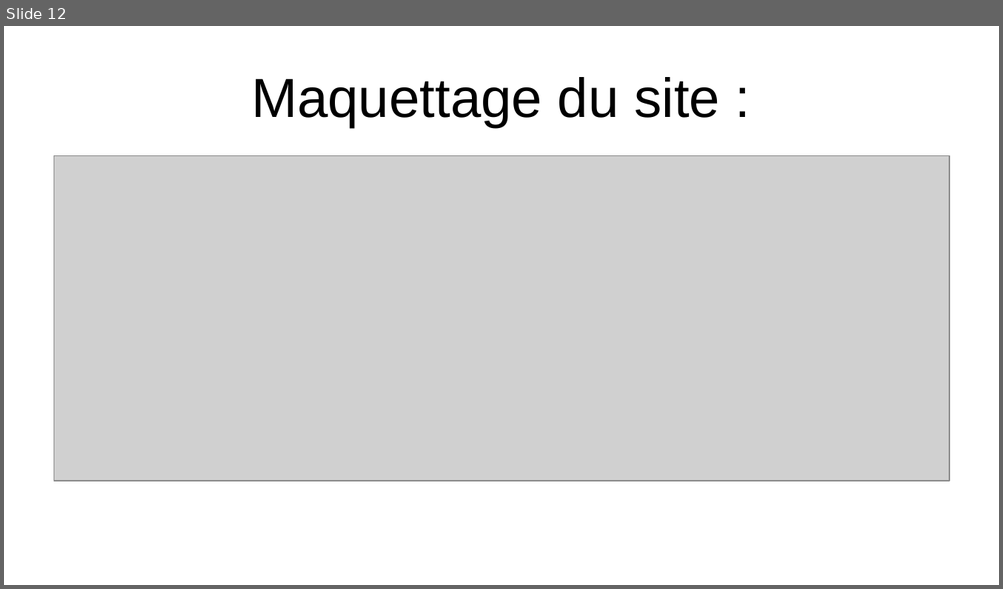
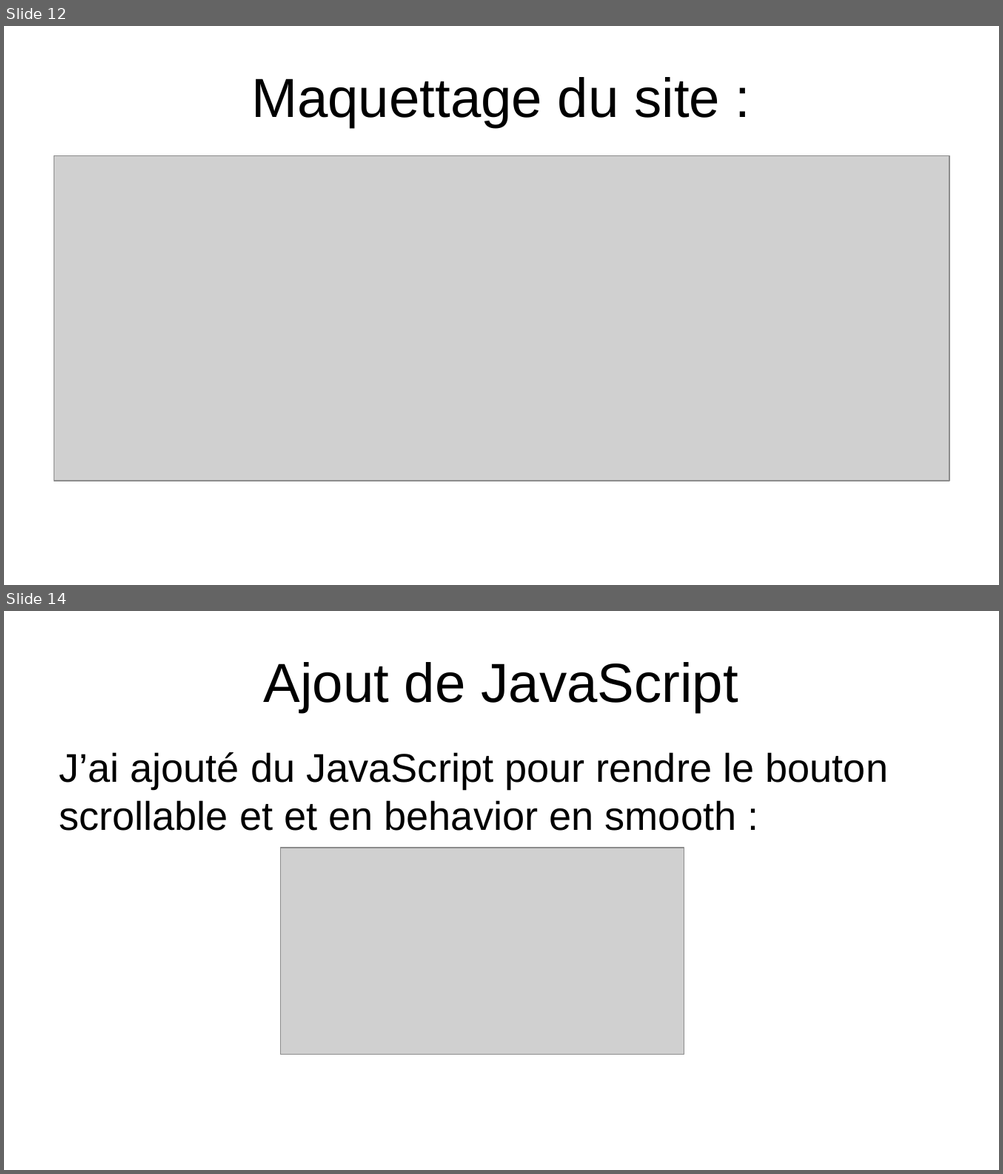
Before and after one commit to Max50603/PROJET--FINAL, a slide deck: PROJET/PROJET FINALE POWERPOINT.odp. Shown one above the other, each under a label of ours: slide 12 before the commit, slides 12 and 14 after it; the slides between them are not shown. The pictures are 1003x589 and 1003x1174 pixels, drawn with LibreOffice and Linux fonts; fonts in the diff are those of the drawing; grey boxes stand for pictures. Boxes give left, top, right and bottom in pixels: in the first picture for what was removed or moved away, otherwise in the second. Text is boxed around its words. In the diff, an @@ line names an element or a change of style, - is before the commit and + after.

Commit message:
mis en place du bouton smooth

```diff
--- a/PROJET/PROJET FINALE POWERPOINT.odp
+++ b/PROJET/PROJET FINALE POWERPOINT.odp
@@ slide 14 added at box(4, 611, 999, 1170), background #FFFFFF @@
@@ title added at box(264, 662, 738, 712), 44 pt, text #000000 @@
+Ajout de JavaScript
@@ text added at box(59, 752, 888, 831), 32 pt, text #000000 @@
+J’ai ajouté du JavaScript pour rendre le bouton scrollable et et en behavior en smooth :
@@ picture added at box(280, 849, 683, 1055) @@
```
Also in this commit, not shown: 1 slide changed, 9 other files.
